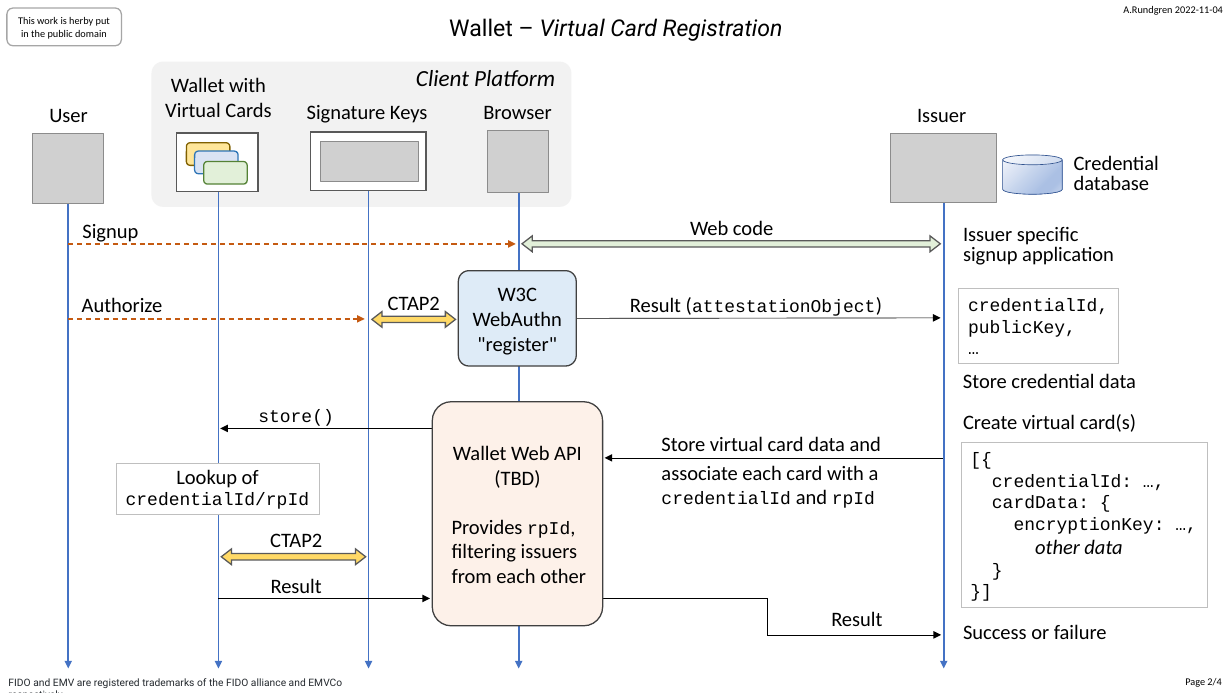
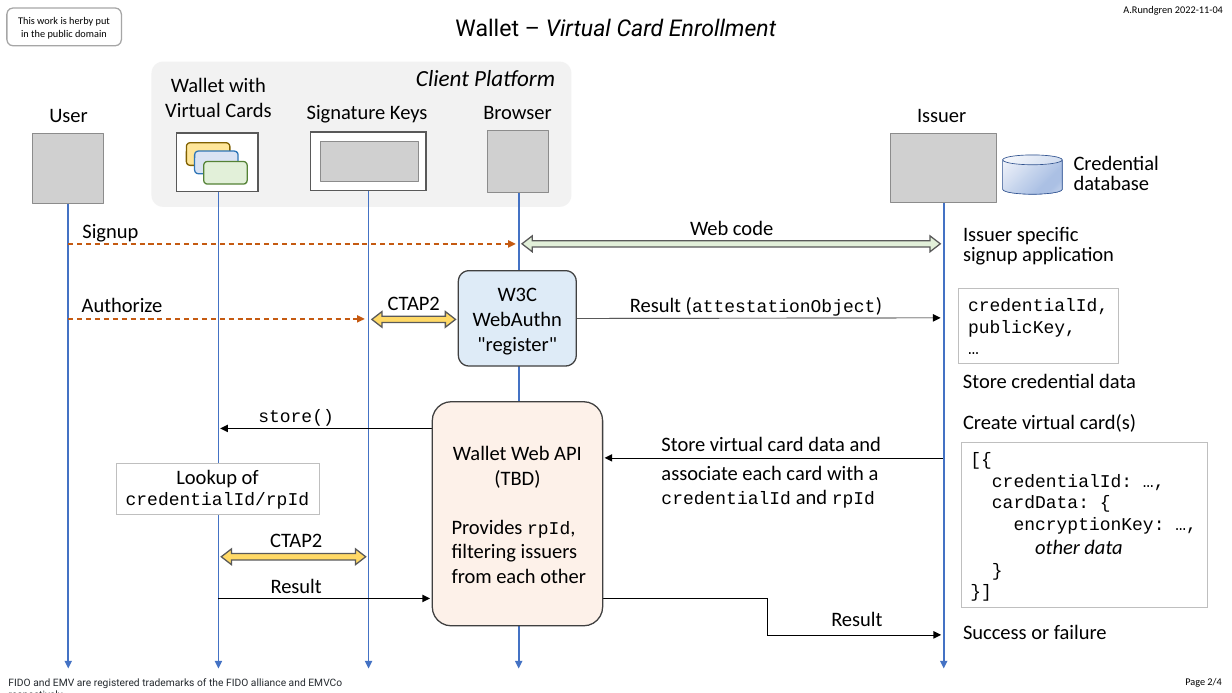
Before and after one commit to fido-web-pay/specification, a slide deck: slide 2 of fido-wallet-a.rundgren.pptx. Drawn at 1232x693 pixels with LibreOffice and Linux fonts; fonts in the diff are those of the drawing; grey boxes stand for pictures. Boxes give left, top, right and bottom in pixels: in the first picture for what was removed or moved away, otherwise in the second. Text is boxed around its words. In the diff, an @@ line names an element or a change of style, - is before the commit and + after.

Commit message:
Registration => Enrollment

```diff
--- a/fido-wallet-a.rundgren.pptx
+++ b/fido-wallet-a.rundgren.pptx
@@ text at <box>455,18,776,37</box>: text changed @@
-Wallet – Virtual Card Registration
+Wallet – Virtual Card Enrollment
```
Also in this commit, not shown: 1 other file.
